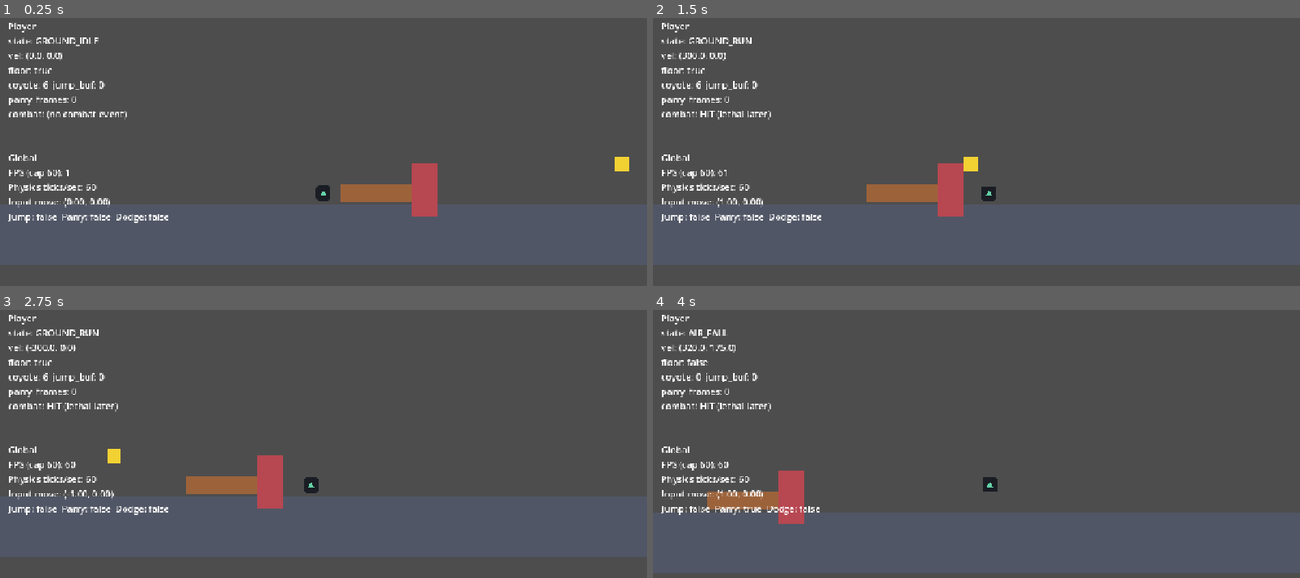
Above: before the commit, frames 1-4 (two rows, left to right).
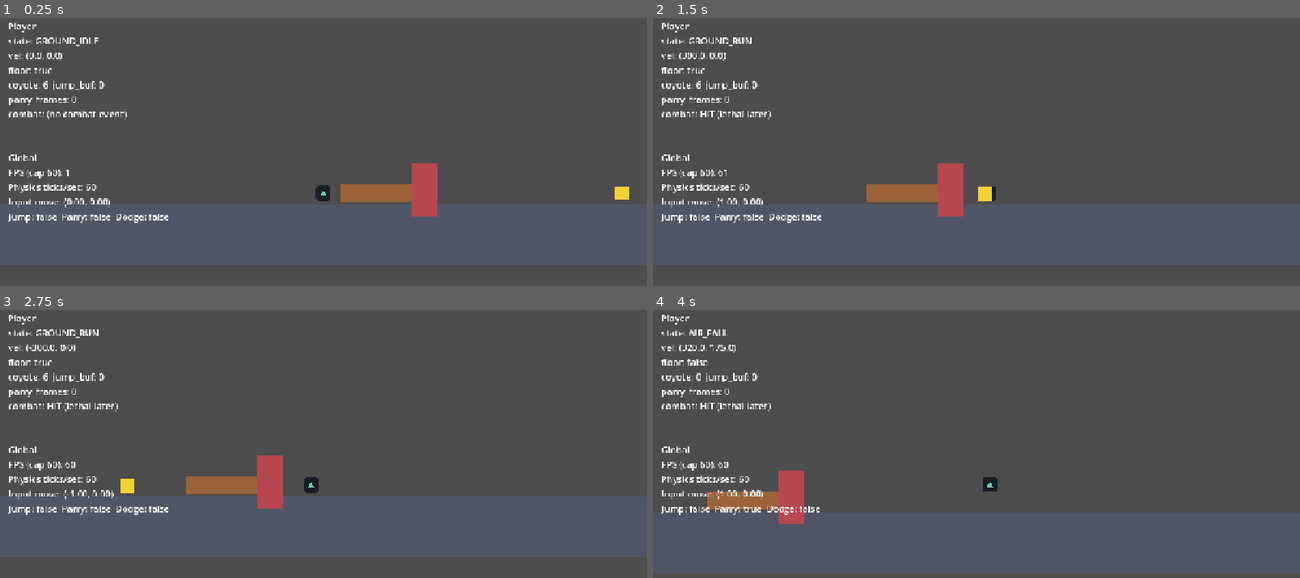
Above: after the commit, the same moments.

Repository: omarelsahy/FTWSA
Game: Godot game, scene res://scenes/main.tscn
Two runs of this game, one before a commit and one after it. Both use one fixed random seed, a clock stepped at 60 frames per second and the inputs below.
Inputs (mouse positions are in pixels of both pictures, inside the frame that each line leads up to):
- Up to frame 1 (0.25 s): no input
- Up to frame 2 (1.5 s): move the mouse to (1118, 176) at 0.52 s; hold Shift (dodge) 0.53-1.28 s; hold D (move_right) from 0.53 s (still down); click (1118, 176) at 0.67 s; tap Space (jump) at 0.77 s; move the mouse to (847, 210) at 1.27 s; tap E (parry) at 1.35 s
- Up to frame 3 (2.75 s): tap Space (jump) at 1.52 s; move the mouse to (388, 406) at 2.02 s; release D (move_right) at 2.03 s; hold A (move_left) from 2.03 s (still down); tap Z at 2.1 s
- Up to frame 4 (4 s): move the mouse to (944, 556) at 2.77 s; release A (move_left) at 2.78 s; hold D (move_right) from 2.78 s (still down); tap Shift (dodge) at 2.85 s; click (944, 556) at 2.92 s; tap Space (jump) at 3.02, 3.77 s; move the mouse to (1170, 540) at 3.52 s; hold E (parry) from 3.53 s (still down)

The runs differ from the first frame. In frame 1, 0.2% of the frame differs, in the area x 95-98%, y 51-68%; in frame 2, 0.2%, in the area x 48-53%, y 51-69%; in frame 3, 0.2%; in frame 4, nothing differs.

Commit message:
Align projectile spawn Y with player for ground-level hits
Made-with: Cursor

Diff:
--- a/scenes/main.tscn
+++ b/scenes/main.tscn
@@ -33,7 +33,7 @@
 position = Vector2(520, 578)
 
 [node name="ProjectileTest" parent="World" instance=ExtResource("4_proj")]
-position = Vector2(980, 520)
+position = Vector2(980, 578)
 
 [node name="UI" type="CanvasLayer" parent="."]
 
